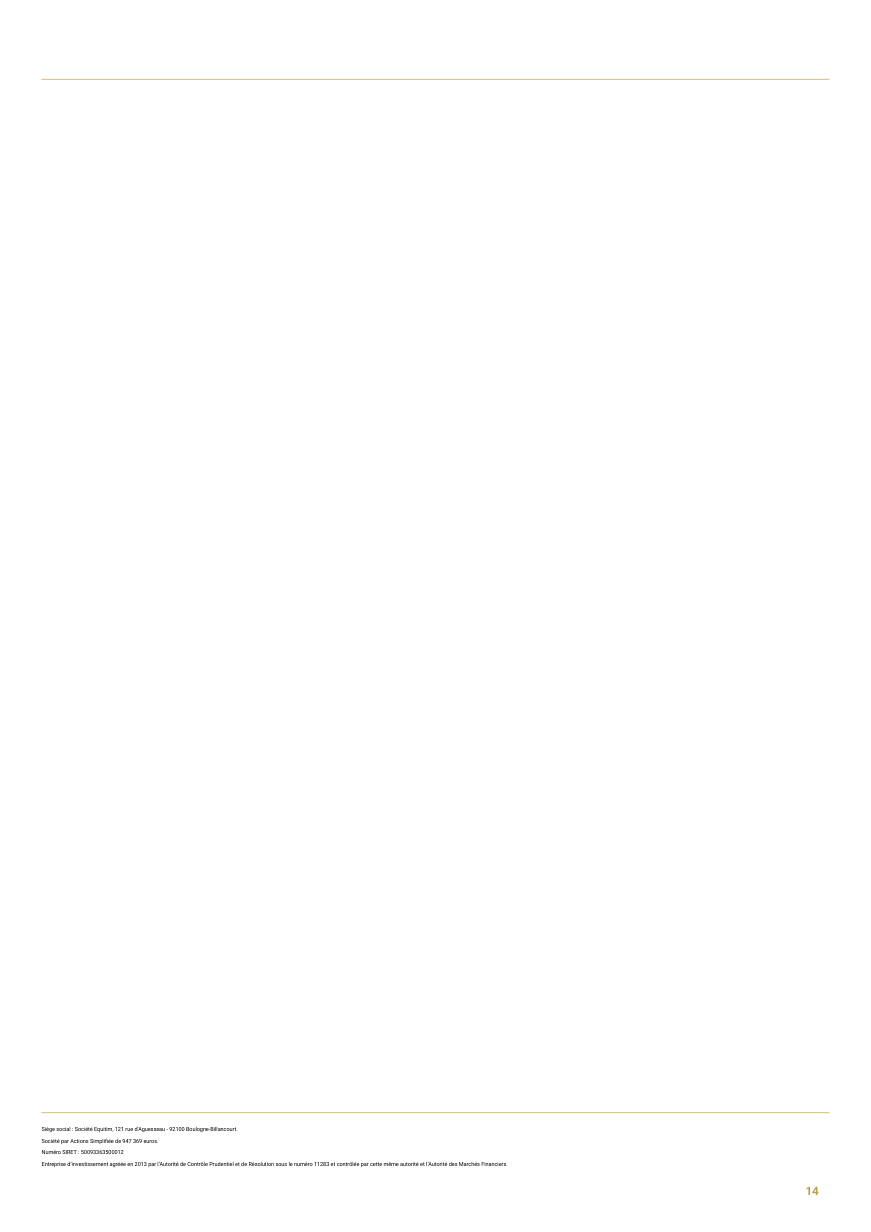
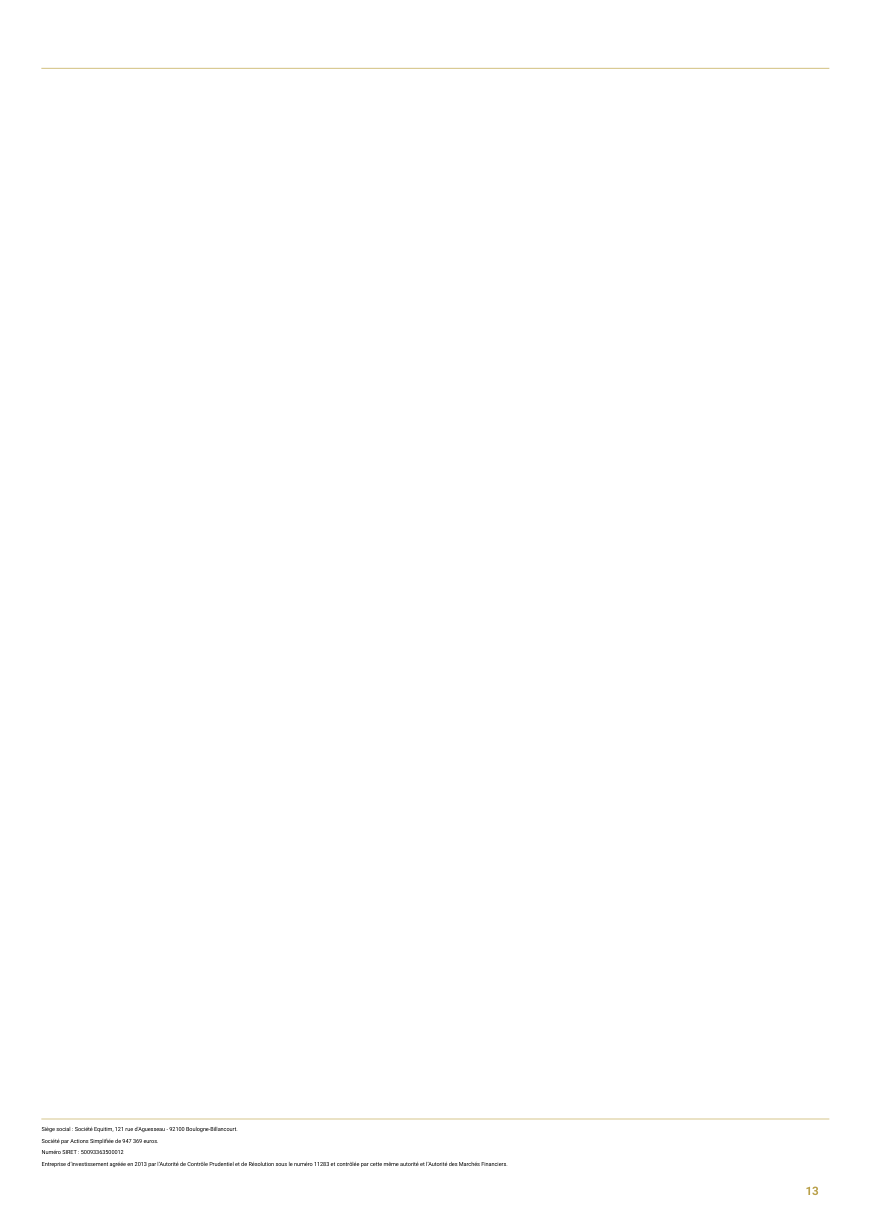
Before and after one commit to guillaumejacquin/Moulinette_Brochure_Equitim, a slide deck: slide 13 of result/guigui- FR0014009DK8result.pptx (slide 14 before the commit). Drawn at 871x1232 pixels with LibreOffice and Linux fonts; fonts in the diff are those of the drawing; background and template pictures are left out. Boxes give left, top, right and bottom in pixels: in the first picture for what was removed or moved away, otherwise in the second. Text is boxed around its words. In the diff, an @@ line names an element or a change of style, - is before the commit and + after.

```diff
--- a/result/guigui- FR0014009DK8result.pptx
+++ b/result/guigui- FR0014009DK8result.pptx
@@ rectangle: place and size @@
-rectangle at (41, 79, 829, 80)
+rectangle at (41, 67, 829, 68)
@@ rectangle removed at (41, 1112, 829, 1113) @@
@@ rectangle added at (41, 1119, 829, 1120), fill #C5AF5C @@
@@ page number at (806, 1186, 819, 1195): text changed @@
-14
+13
```
Also in this commit, not shown: 12 other slides changed, 1 slide removed, 23 other files.
